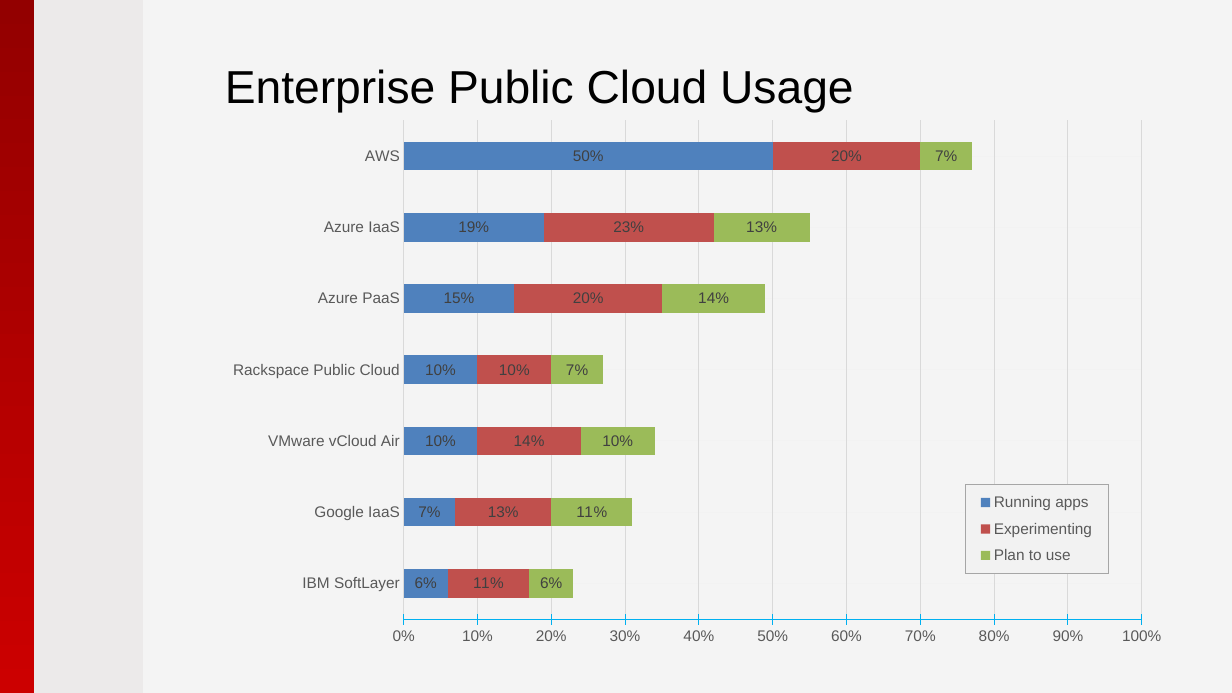
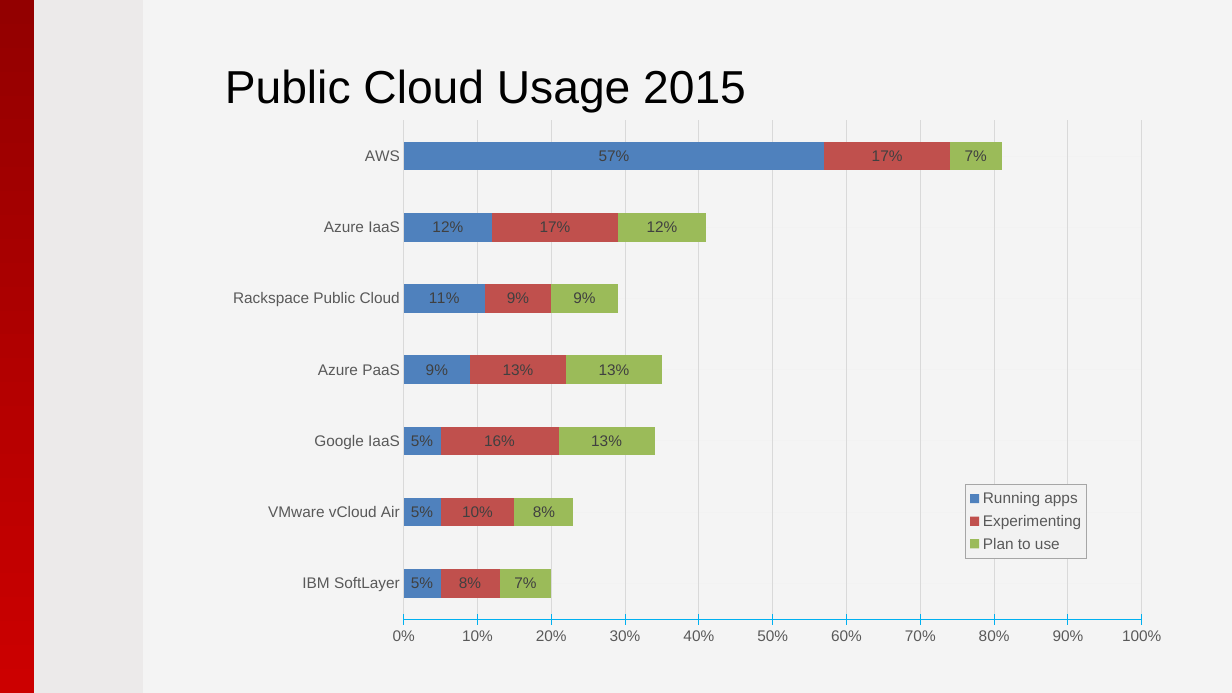
Before and after one commit to pryabov/Hackathon-2015, a slide deck: slide 7 of Presentation/2015 - Microsoft Azure.pptx. Drawn at 1232x693 pixels with LibreOffice and Linux fonts; fonts in the diff are those of the drawing; background and template pictures are left out. Boxes give left, top, right and bottom in pixels: in the first picture for what was removed or moved away, otherwise in the second. Text is boxed around its words. In the diff, an @@ line names an element or a change of style, - is before the commit and + after.

```diff
--- a/Presentation/2015 - Microsoft Azure.pptx
+++ b/Presentation/2015 - Microsoft Azure.pptx
@@ title at bbox=[225, 69, 746, 113]: text changed @@
-Enterprise Public Cloud Usage
+Public Cloud Usage 2015
@@ bar stacked chart at bbox=[215, 106, 1177, 654] @@
-categories: IBM SoftLayer, Google IaaS, VMware vCloud Air, Rackspace Public Cloud, Azure PaaS, Azure IaaS, AWS
+categories: IBM SoftLayer, VMware vCloud Air, Google IaaS, Azure PaaS, Rackspace Public Cloud, Azure IaaS, AWS
-Running apps: 0.06, 0.07, 0.1, 0.1, 0.15, 0.19, 0.5
+Running apps: 0.05, 0.05, 0.05, 0.09, 0.11, 0.12, 0.57
-Experimenting: 0.11, 0.13, 0.14, 0.1, 0.2, 0.23, 0.2
+Experimenting: 0.08, 0.1, 0.16, 0.13, 0.09, 0.17, 0.17
-Plan to use: 0.06, 0.11, 0.1, 0.07, 0.14, 0.13, 0.07
+Plan to use: 0.07, 0.08, 0.13, 0.13, 0.09, 0.12, 0.07
```
Also in this commit, not shown: 10 other slides changed, 3 slides added, 9 other files.
